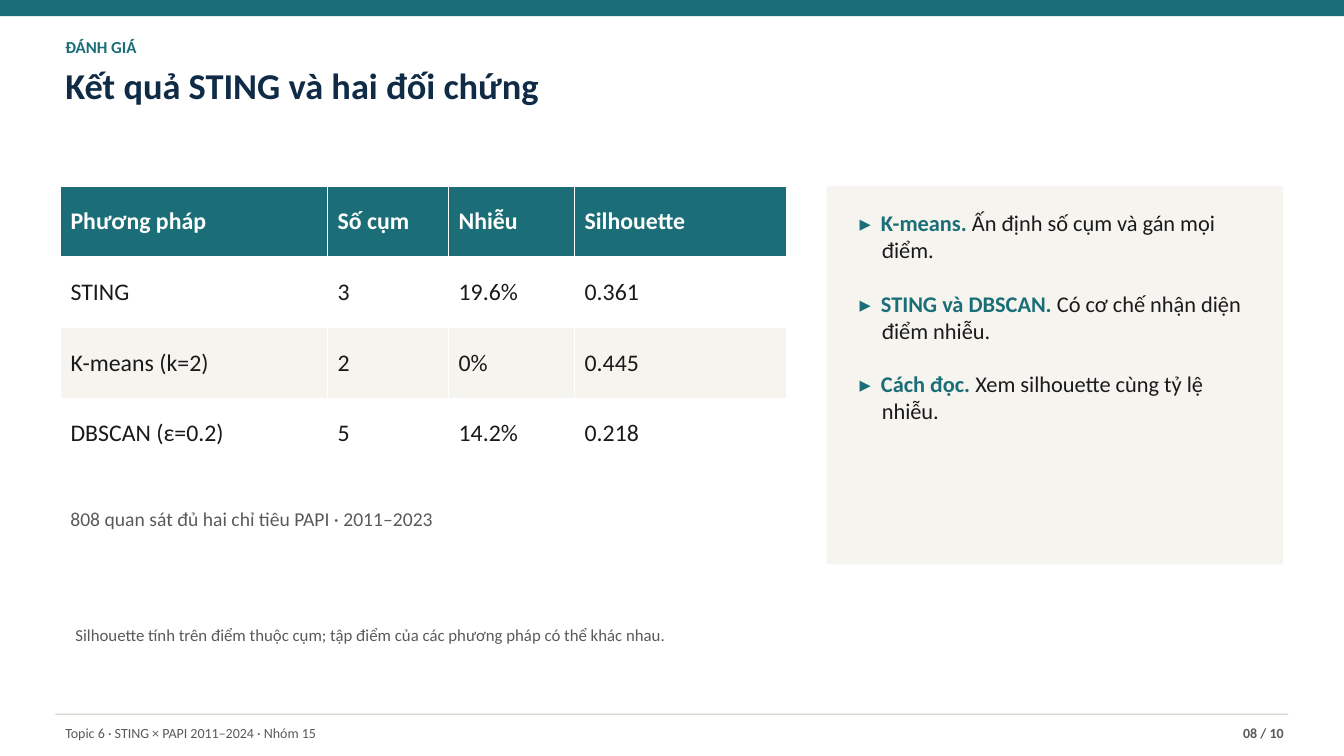
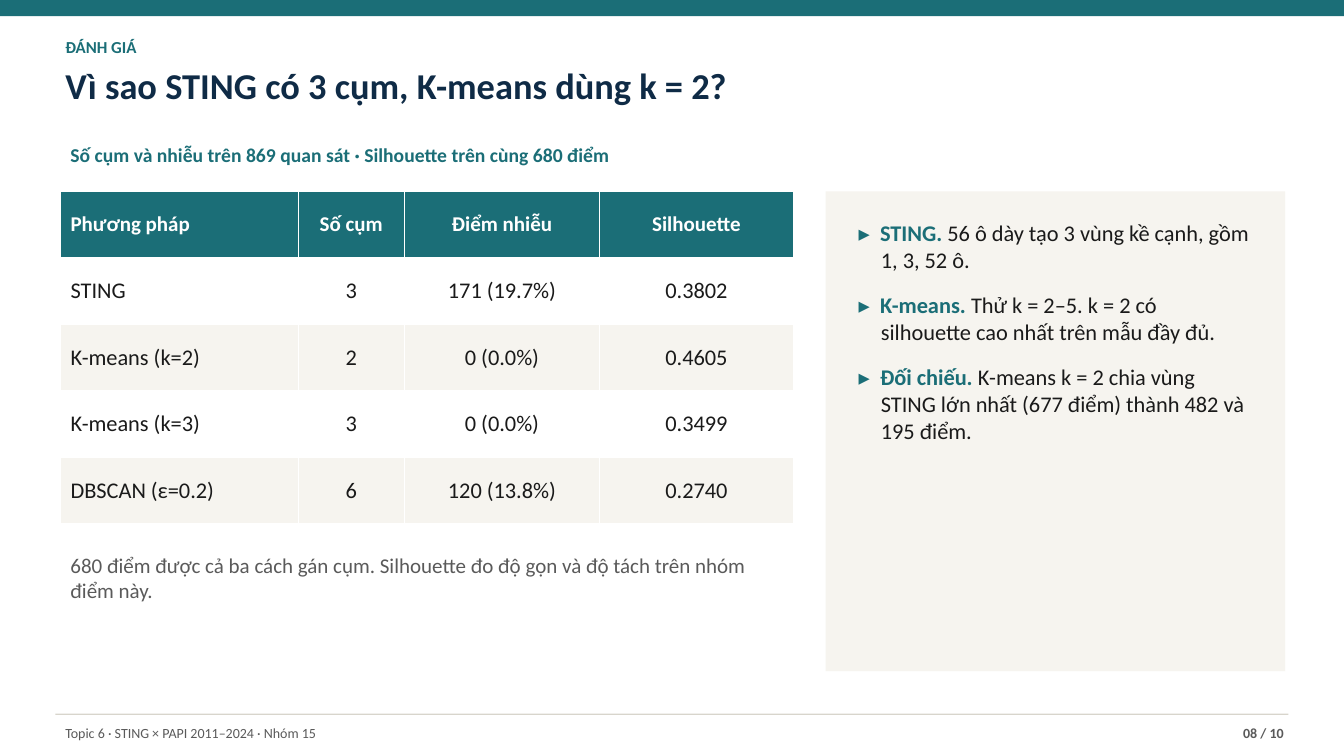
Before and after one commit to JasonTM17/Grid_Based_Sociology, a slide deck: slide 8 of slides/submission.pptx. Drawn at 1344x756 pixels with LibreOffice and Linux fonts; fonts in the diff are those of the drawing. Boxes give left, top, right and bottom in pixels: in the first picture for what was removed or moved away, otherwise in the second. Text is boxed around its words. In the diff, an @@ line names an element or a change of style, - is before the commit and + after.

Commit message:
feat(papi): audit grid assignments and refresh submission artifacts

```diff
--- a/slides/submission.pptx
+++ b/slides/submission.pptx
@@ text at (x1=65, y1=73, x2=726, y2=106): text changed @@
-Kết quả STING và hai đối chứng
+Vì sao STING có 3 cụm, K-means dùng k = 2?
@@ text added at (x1=70, y1=146, x2=609, y2=166), 14 pt, text #1B6E77, bold @@
+Số cụm và nhiễu trên 869 quan sát · Silhouette trên cùng 680 điểm
@@ table at (x1=60, y1=192, x2=793, y2=524) @@
-row 1: Phương pháp | Số cụm | Nhiễu | Silhouette
-row 2: STING | 3 | 19.6% | 0.361
-row 3: K-means (k=2) | 2 | 0% | 0.445
-row 4: DBSCAN (ε=0.2) | 5 | 14.2% | 0.218
+row 1: Phương pháp | Số cụm | Điểm nhiễu | Silhouette
+row 2: STING | 3 | 171 (19.7%) | 0.3802
+row 3: K-means (k=2) | 2 | 0 (0.0%) | 0.4605
+row 4: K-means (k=3) | 3 | 0 (0.0%) | 0.3499
+row 5: DBSCAN (ε=0.2) | 6 | 120 (13.8%) | 0.2740
@@ table resized from (x1=60, y1=187, x2=786, y2=469) to (x1=60, y1=192, x2=793, y2=524) @@
@@ rectangle resized from (x1=827, y1=187, x2=1284, y2=565) to (x1=826, y1=192, x2=1286, y2=671) @@
@@ text at (x1=880, y1=224, x2=1249, y2=439): text changed; size 12 to 16 pt; text colour #5A5A5A to #1A1A1A @@
-Silhouette tính trên điểm thuộc cụm; tập điểm của các phương pháp có thể khác nhau.
+▸ STING. 56 ô dày tạo 3 vùng kề cạnh, gồm 1, 3, 52 ô.
+▸ K-means. Thử k = 2–5. k = 2 có silhouette cao nhất trên mẫu đầy đủ.
+▸ Đối chiếu. K-means k = 2 chia vùng STING lớn nhất (677 điểm) thành 482 và 195 điểm.
@@ text removed at (x1=881, y1=213, x2=1241, y2=419) @@
-▸ K-means. Ấn định số cụm và gán mọi điểm.
-▸ STING và DBSCAN. Có cơ chế nhận diện điểm nhiễu.
-▸ Cách đọc. Xem silhouette cùng tỷ lệ nhiễu.
@@ text removed at (x1=70, y1=512, x2=432, y2=529) @@
-808 quan sát đủ hai chỉ tiêu PAPI · 2011–2023
@@ text added at (x1=70, y1=557, x2=745, y2=602), 15 pt, text #5A5A5A @@
+680 điểm được cả ba cách gán cụm. Silhouette đo độ gọn và độ tách trên nhóm điểm này.
```
Also in this commit, not shown: 3 other slides changed, 1 slide added, 1 slide removed, 43 other files.
